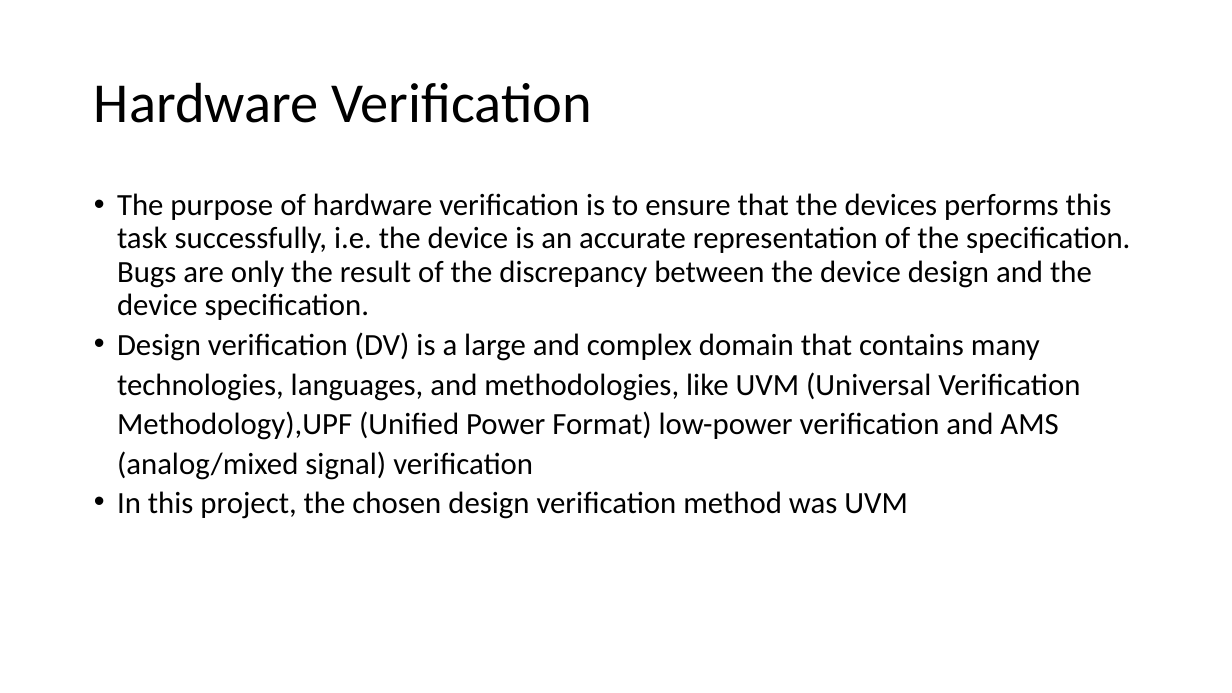
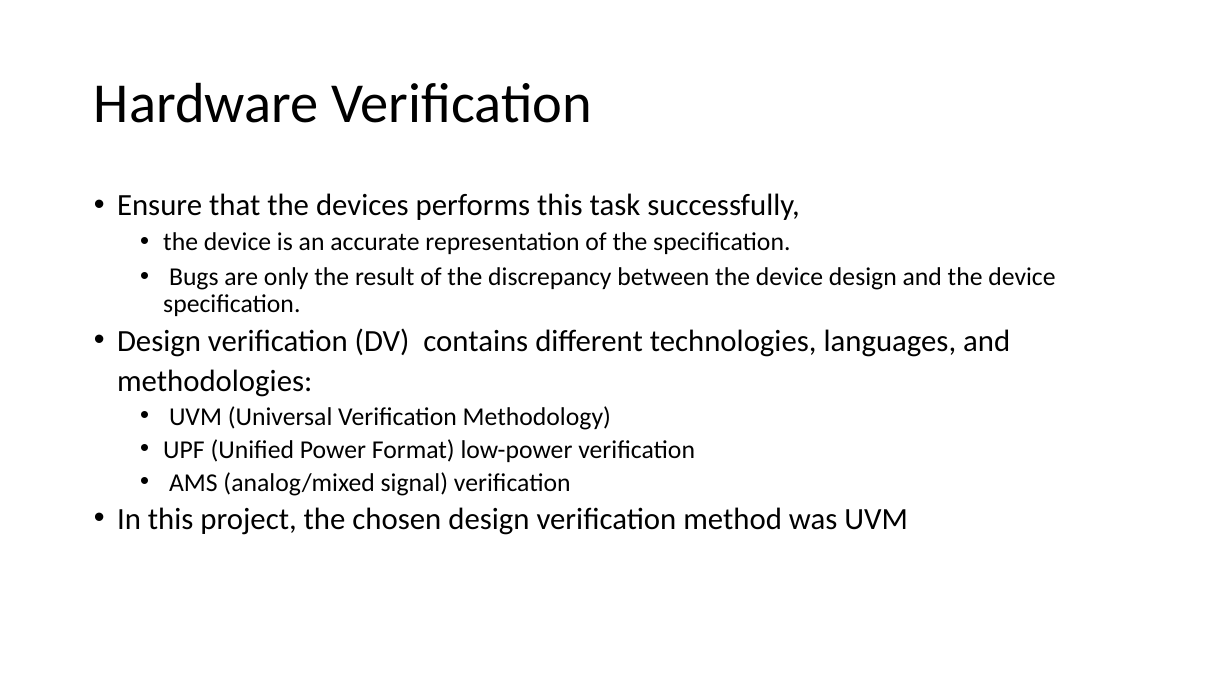
Before and after one commit to liotahuf/UVM_project, a slide deck: slide 3 of Final presentation.pptx. Drawn at 1232x693 pixels with LibreOffice and Linux fonts; fonts in the diff are those of the drawing. Boxes give left, top, right and bottom in pixels: in the first picture for what was removed or moved away, otherwise in the second. Text is boxed around its words. In the diff, an @@ line names an element or a change of style, - is before the commit and + after.

```diff
--- a/Final presentation.pptx
+++ b/Final presentation.pptx
@@ text at box(117, 193, 1055, 496): text changed; size 24 to 20 pt @@
-• The purpose of hardware verification is to ensure that the devices performs this task successfully, i.e. the device is an accurate representation of the specification. Bugs are only the result of the discrepancy between the device design and the device specification.
-• Design verification (DV) is a large and complex domain that contains many technologies, languages, and methodologies, like UVM (Universal Verification Methodology),UPF (Unified Power Format) low-power verification and AMS (analog/mixed signal) verification
+• Ensure that the devices performs this task successfully,
+  • the device is an accurate representation of the specification.
+  • Bugs are only the result of the discrepancy between the device design and the device specification.
+• Design verification (DV) contains different technologies, languages, and methodologies:
+  • UVM (Universal Verification Methodology)
+  • UPF (Unified Power Format) low-power verification
+  • AMS (analog/mixed signal) verification
```
Also in this commit, not shown: 6 other slides changed.
